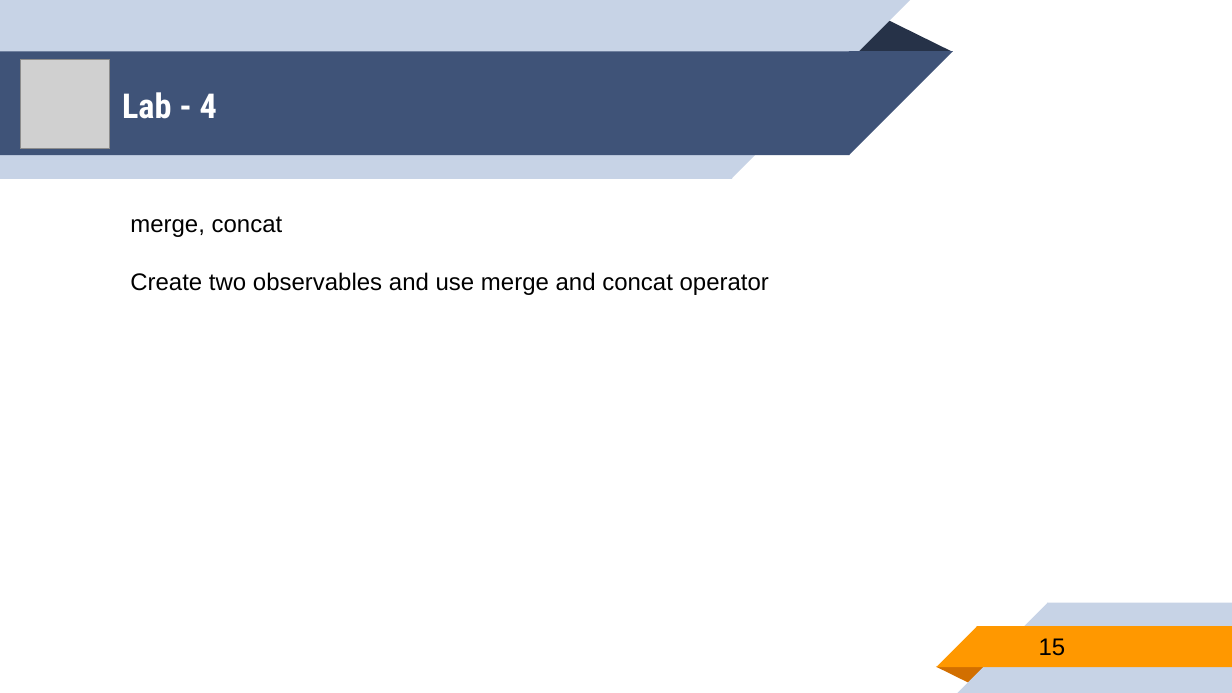
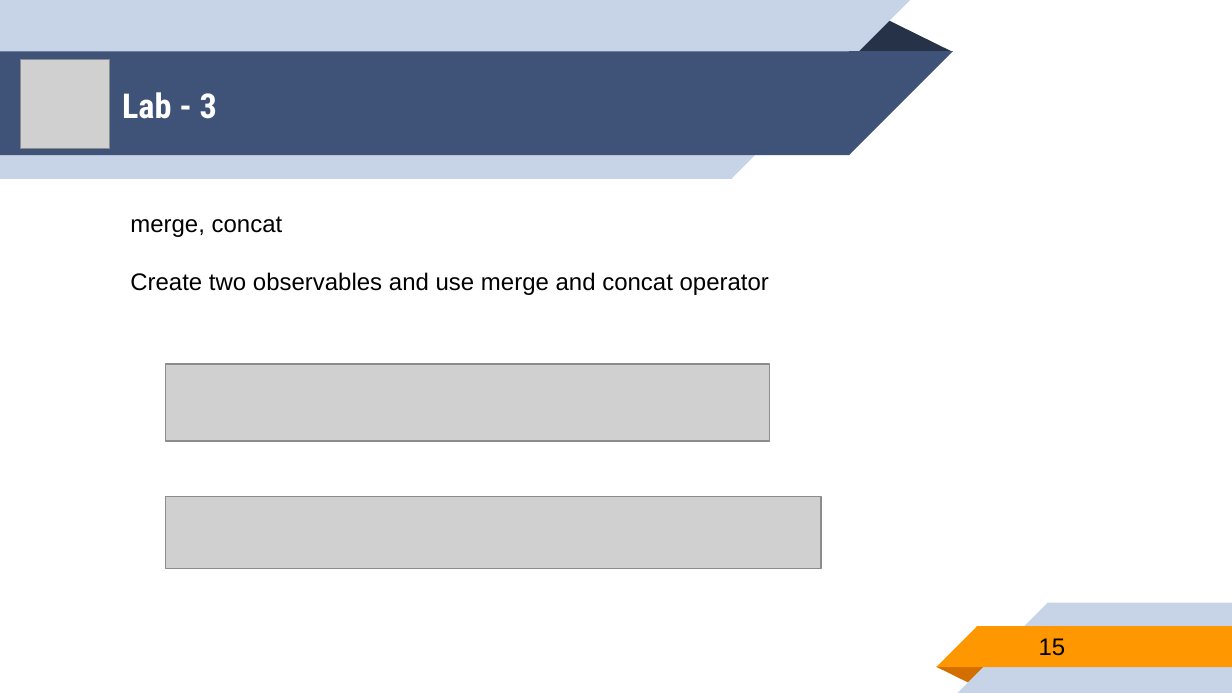
Before and after one commit to younghwankim/RxSwiftClass, a slide deck: slide 15 of RxSwiftBasics/day1/RxSwiftBasics1.pptx. Drawn at 1232x693 pixels with LibreOffice and Linux fonts; fonts in the diff are those of the drawing; grey boxes stand for pictures. Boxes give left, top, right and bottom in pixels: in the first picture for what was removed or moved away, otherwise in the second. Text is boxed around its words. In the diff, an @@ line names an element or a change of style, - is before the commit and + after.

```diff
--- a/RxSwiftBasics/day1/RxSwiftBasics1.pptx
+++ b/RxSwiftBasics/day1/RxSwiftBasics1.pptx
@@ title at bbox=[122, 92, 217, 119]: text changed @@
-Lab - 4
+Lab - 3
@@ picture added at bbox=[166, 363, 770, 440] @@
@@ picture added at bbox=[166, 496, 822, 568] @@
```
Also in this commit, not shown: 1 other slide changed, 1 slide added, 6 other files.
